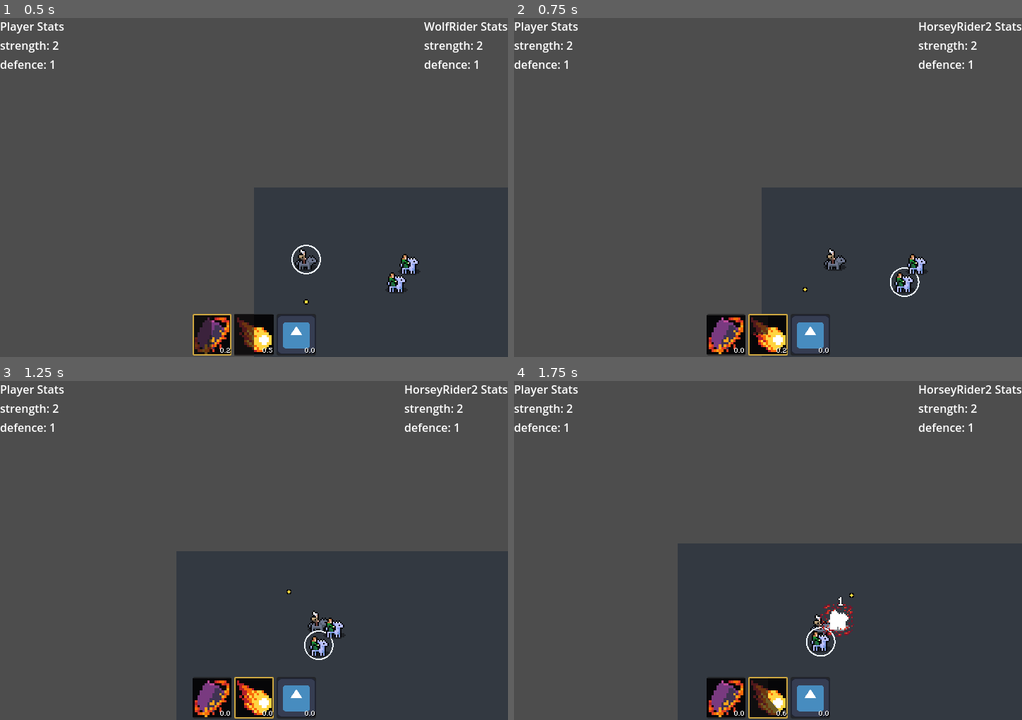
Above: before the commit, frames 1-4 (two rows, left to right).
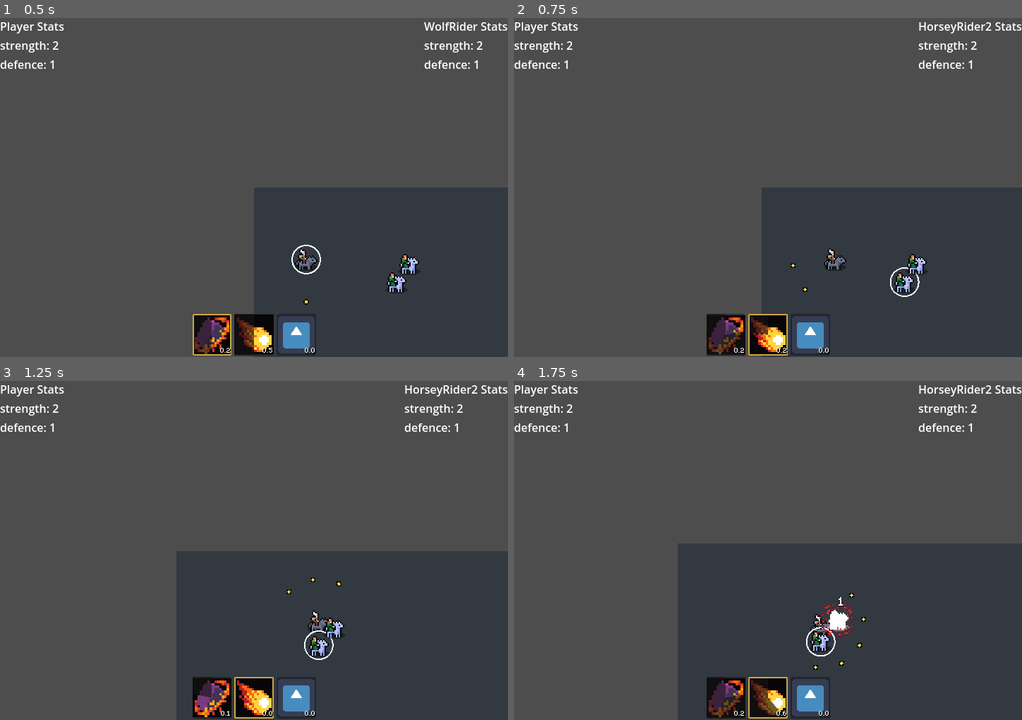
Above: after the commit, the same moments.

Repository: Snayff/not_quite_paradise4
Game: Godot game, scene res://world.tscn
Two runs of this game, one before a commit and one after it. Both use one fixed random seed, a clock stepped at 60 frames per second and the inputs below. The engine's default icon, where the game draws it, is replaced by a stand-in: a white triangle on a blue panel in a dark square.
Inputs:
- Up to frame 1 (0.5 s): no input
- Up to frame 2 (0.75 s): hold D (move_right) from 0.53 s (still down); tap Tab (next_active) at 0.6 s
- Up to frame 3 (1.25 s): keep holding D (move_right)
- Up to frame 4 (1.75 s): release D (move_right) at 1.28 s; hold S (move_down) from 1.28 s (still down); tap Space (use_active) at 1.35 s

Frame 1 is identical in both runs. In frame 2, 0.4% of the frame differs, in the area x 37-56%, y 72-100%; in frame 3, 0.1%; in frame 4, 0.4%, in the area x 37-70%, y 69-100%.
Error in both runs: Invalid call. Nonexistent function 'update_collisions' in base 'AnimatedSprite2D (VisualProjectile)'. (res://scenes/abcs/combat_active.gd:169)

Commit message:
amended new orbitals to spawn in order and prevent point regen

Diff:
--- a/scenes/combat_actives/circling_stars.tscn
+++ b/scenes/combat_actives/circling_stars.tscn
@@ -33,6 +33,3 @@
 
 [node name="CollisionShape2D" parent="TargetFinder" index="0"]
 shape = SubResource("CircleShape2D_gns30")
-
-[node name="ProjectileOrbiter" parent="." index="4"]
-_max_projectiles = 1
--- a/scripts/components/functionals/orbiter.gd
+++ b/scripts/components/functionals/orbiter.gd
@@ -43,15 +43,16 @@
 
 
 #region FUNCS
+func _ready() -> void:
+	_generate_points_in_circle()
+
 func _process(delta):
-	#for projectile in _projectiles:
-		#projectile.rotation += _rotation_speed * delta
 	rotation += _rotation_speed * delta
 
 ## calculate evenly spaced points around a circle based on number of projectiles
 func _generate_points_in_circle():
-	if _num_projectiles != 0:
-		var increment = float(360) / float(_num_projectiles)
+	if _max_projectiles != 0:
+		var increment = float(360) / float(_max_projectiles)
 		var angle = 0
 
 		_points.clear()
@@ -62,23 +63,23 @@
 
 			var point = Vector2(x * _orbit_scale, y * _orbit_scale)
 			_points.append(point)
-			_projectiles[i].position = point
 
 			i += 1
 			angle += increment
 
 ## adds a projectile to the orbit. Recalculates position of all projectiles in orbit.
 func add_projectile(projectile: VisualProjectile) -> void:
-	if _num_projectiles + 1 <= _max_projectiles:
+	if _num_projectiles + 1 <= _max_projectiles:  # +1 as we're about to add 1 and dont want to go over the limit
 		_projectiles.append(projectile)
-		_generate_points_in_circle()
+		# NOTE: it might look better if we assign to a random position in the circle
+		#	or the furthest from the currently filled position
+		projectile.position = _points[_projectiles.size() - 1]  # -1 to account for starting from 0
+
 	else:
 		push_warning("ProjectileOrbiterComponent: Tried to add more projectiles than the max allowed, so ignored.")
 
 ## removes a projectile to the orbit. Recalculates position of all projectiles in orbit.
 func remove_projectile(projectile: VisualProjectile) -> void:
 	_projectiles.erase(projectile)
-	_generate_points_in_circle()
-
 
 #endregion
